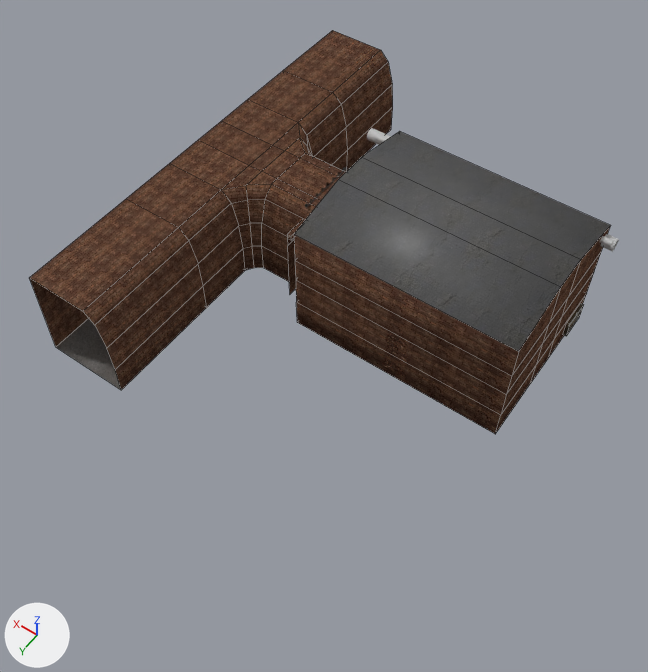
The Blender file DeathGameData/Assets/maps/Cell/Cell.blend, before and after one commit.
Camera for both pictures: a 50 mm camera at (-7.6, 17.0, 22.5) aimed at (2.2, 3.3, 0.9). The axes (+X, +Y, +Z) are drawn at lower left. The lights are the same throughout. The older version comes first. Mesh edges are drawn as thin lines on the coarser meshes.

The scene before the commit, as lines of its bpy script (objects in view):
```python
me_cube_001 = bpy.data.meshes.new('Cube.001')
me_cube_001.from_pydata(...)  # 166 vertices, 149 faces; spans x -3.6..9.2, y -7.0..8.0, z 0.0..4.5
# faces by material slot: [124, 22, 3]
me_cube_001.materials.append(mat_material_001)  # picture img_brick_fixed_jpg
me_cube_001.materials.append(mat_floor)  # picture img_stone_ground_jpg
me_cube_001.materials.append(mat_ceiling)  # picture img_stone_ceiling_jpg
ob_cell = bpy.data.objects.new('Cell', me_cube_001)
ob_cell.location = (0.0, 0.0, 0.0)
```
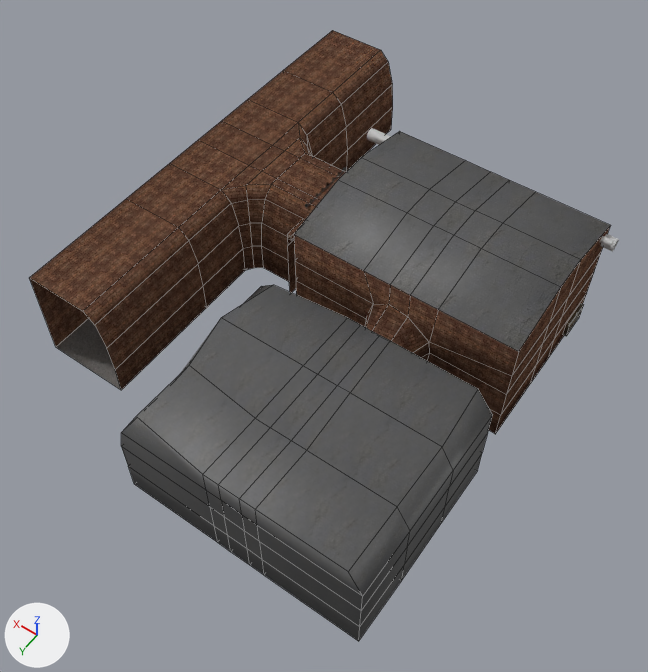
The change in detail:
me_cube_001 is used by ob_cell; location (0.0, 0.0, 0.0).
me_cube_001 had 166 vertices, 149 faces and spanned x -3.6..9.2, y -7.0..8.0, z 0.0..4.5.
me_cube_001 now has 326 vertices, 305 faces and spans x -3.8..9.2, y -7.0..10.2, z 0.0..4.5.
Part 1, on me_cube_001:
13 faces are deleted.
80 vertices are added at x -3.8..3.8, y 2.8..10.2, z 0.0..3.6.
9 new vertices lie (2.4, 0.0, 0.0) away from vertices in x -3.6, y -2.8..2.8, z 0.0..4.5.
8 new vertices lie (-2.4, 0.0, 0.0) away from vertices in x 3.6, y -2.8..2.8, z 0.0..4.5.
8 new vertices lie (-0.9, 0.0, 0.0) away from vertices in x 1.2, y -2.8..2.8, z 0.0..4.5.
8 new vertices lie (0.9, 0.0, 0.0) away from vertices in x -1.2, y -2.8..2.8, z 0.0..4.5.
17 new vertices lie (3.0, 0.0, 0.0) away from vertices in x -3.8..0.8, y 4.2..10.2, z 0.0..3.0.
7 new vertices lie (0.5, 0.0, 0.0) away from vertices in x -0.8, y 4.2..10.2, z 0.0..3.0.
7 new vertices lie (0.6, 0.0, 0.0) away from vertices in x -0.3, y 4.2..10.2, z 0.0..3.0.
5 new vertices lie (0.0, -2.0, -0.1) away from vertices in x -3.8..3.8, y 10.2, z 1.1..3.0.
5 new vertices lie (0.0, -2.0, 0.0) away from vertices in x -3.8..3.8, y 8.2, z 1.0..2.9.
6 new vertices lie (0.6, 0.0, 0.0) away from vertices in x -0.3..-0.2, y 2.8..6.1, z 0.0..3.5.
40 new faces join them, mat_material_001 (picture img_brick_fixed_jpg).
103 new faces join them, mat_ceiling (picture img_stone_ceiling_jpg).
26 new faces join them, mat_floor (picture img_stone_ground_jpg).

What differs and where, as boxes [x1, y1, x2, y2] in the pictures (648 x 672 px):
'Cell', reshaped (51% taller): before [29, 30, 610, 434]; after [29, 30, 610, 641]
part 1 of me_cube_001, built on: before [295, 159, 607, 434]; after [121, 159, 607, 641]
